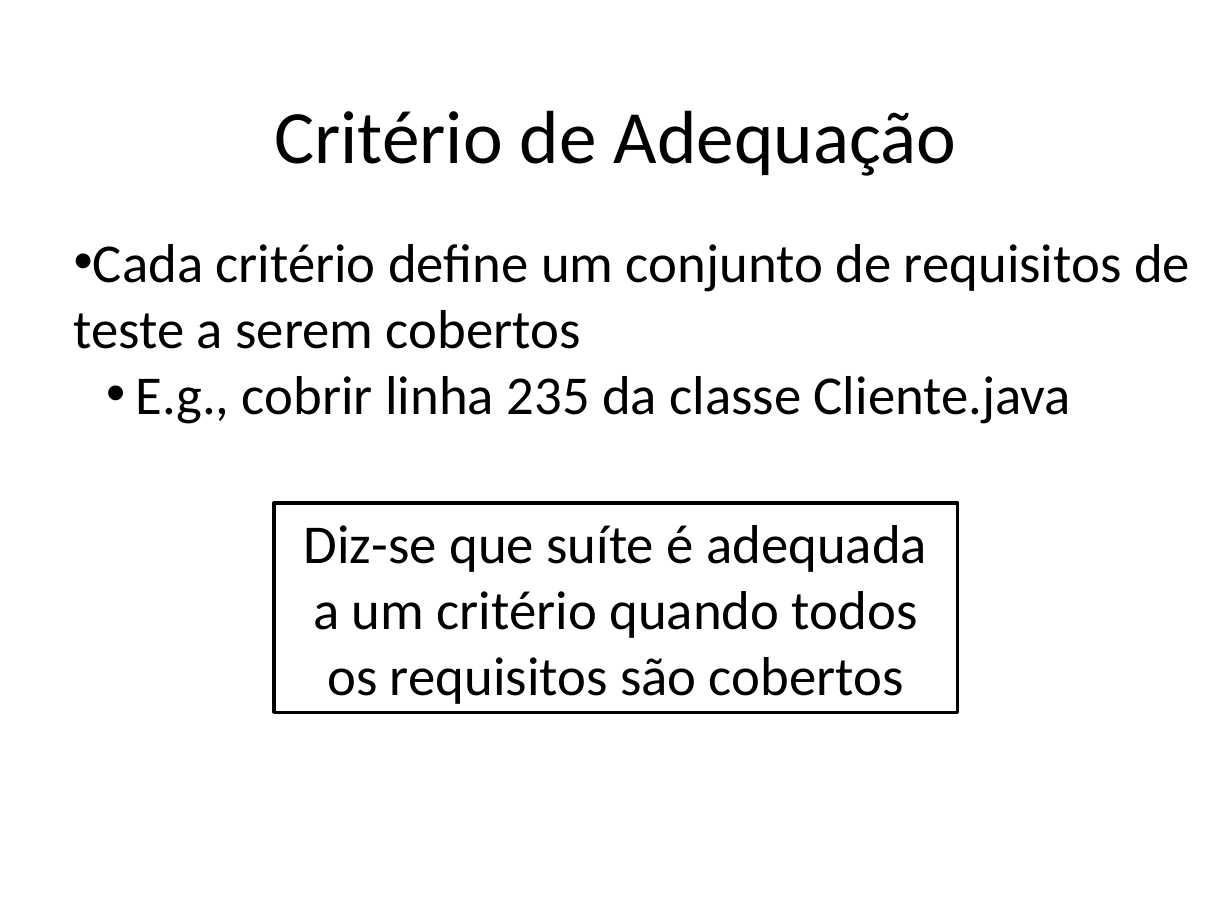
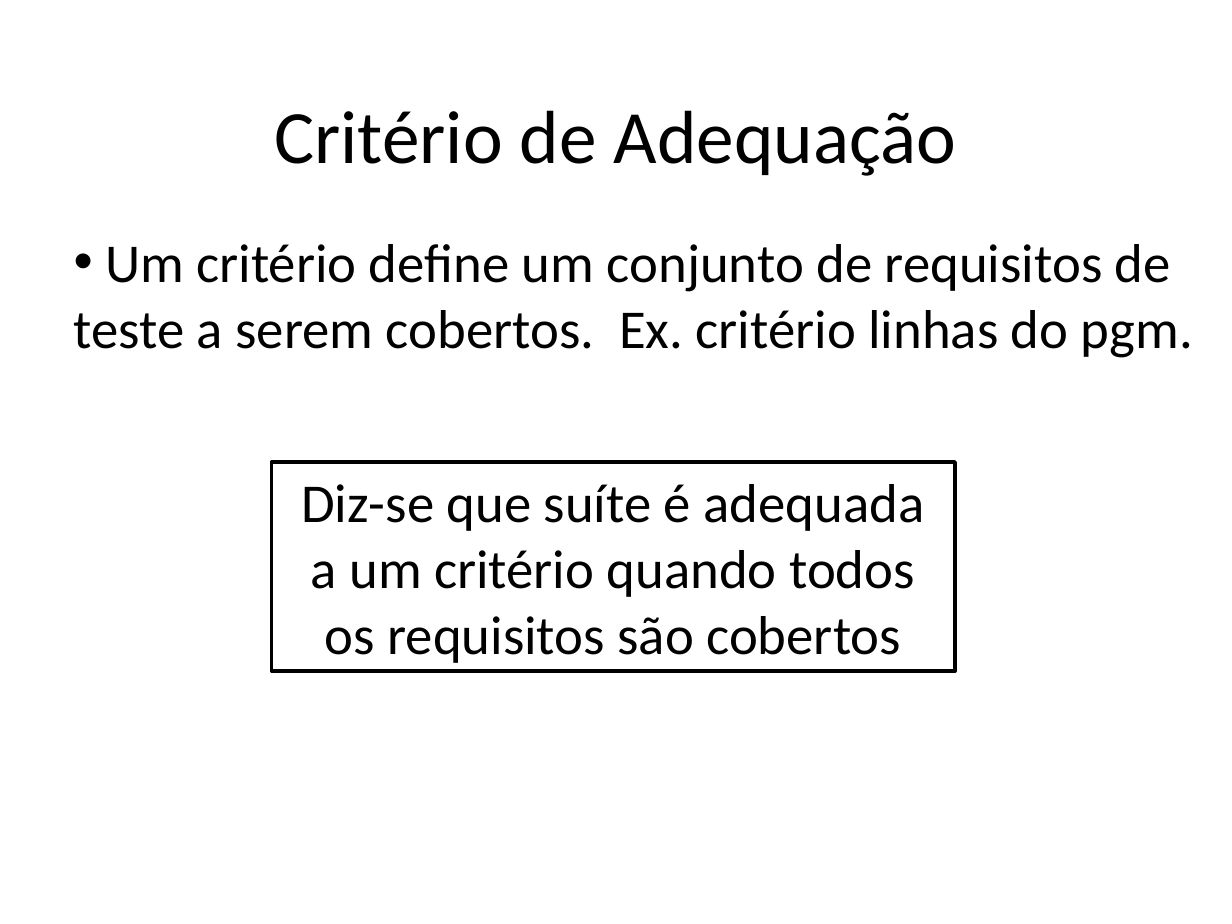
Before and after one commit to STAR-RG/testing-cin, a slide deck: slide 76 of slides.pptx. Drawn at 1232x924 pixels with LibreOffice and Linux fonts; fonts in the diff are those of the drawing. Boxes give left, top, right and bottom in pixels: in the first picture for what was removed or moved away, otherwise in the second. Text is boxed around its words. In the diff, an @@ line names an element or a change of style, - is before the commit and + after.

```diff
--- a/slides.pptx
+++ b/slides.pptx
@@ text at [74, 244, 1193, 358]: text changed @@
-• Cada critério define um conjunto de requisitos de teste a serem cobertos
-  • E.g., cobrir linha 235 da classe Cliente.java
+• Um critério define um conjunto de requisitos de teste a serem cobertos. Ex. critério linhas do pgm.
@@ rectangle "Diz-se que suíte é adequada ...": place and size @@
-rectangle "Diz-se que suíte é adequada ..." at [274, 503, 957, 712]
+rectangle "Diz-se que suíte é adequada ..." at [271, 462, 955, 671]
```
Also in this commit, not shown: 14 other slides changed, 5 slides added, 2 slides removed.
